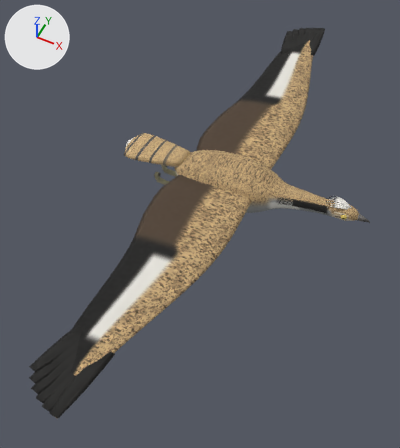
The glTF model assets_src/birds/houbara_flight.glb: old version first, new version second.
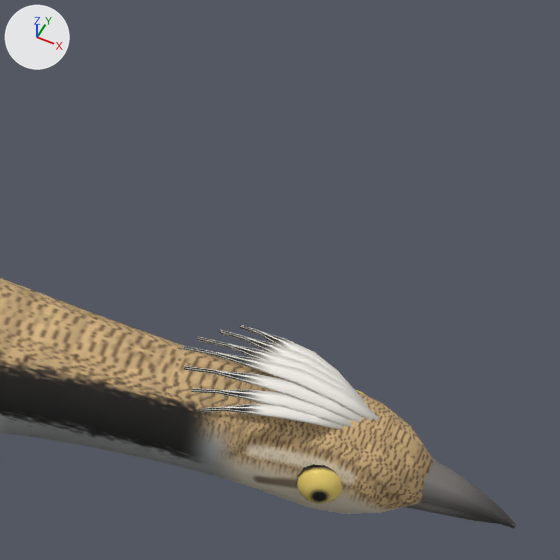
Each version appears first whole from a camera (50 mm lens) standing at (0.53, -0.934, 0.963) and looking at (0.116, -0.107, -0.071), and next in a close-up on the part from 75% to 94% of the width and 34% to 51% of the height. Every picture has the same lights, and +X, +Y and +Z are marked at upper left. The older version's two pictures come first. Where no turn or scale is listed for an object, it has been applied to the vertices. Vertices at exactly the same position are counted once.

The scene before the commit, as lines of its bpy script (objects in view):
```python
me_houbara_body = bpy.data.meshes.new('houbara_body')
me_houbara_body.from_pydata(...)  # 3328 vertices, 6484 faces; spans x -0.151..0.498, y -0.706..0.706, z -0.079..0.063
me_houbara_body.materials.append(mat_houbara)
ob_houbara_body = bpy.data.objects.new('houbara_body', me_houbara_body)
ob_houbara_body.location = (0.0, 0.0, 0.0)
```
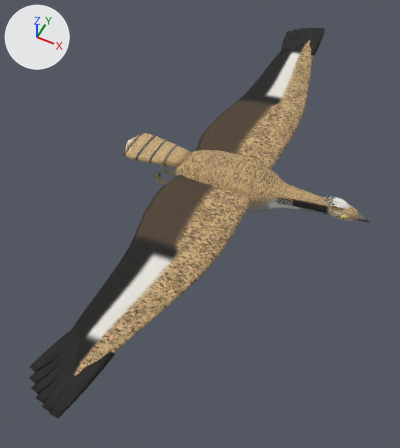
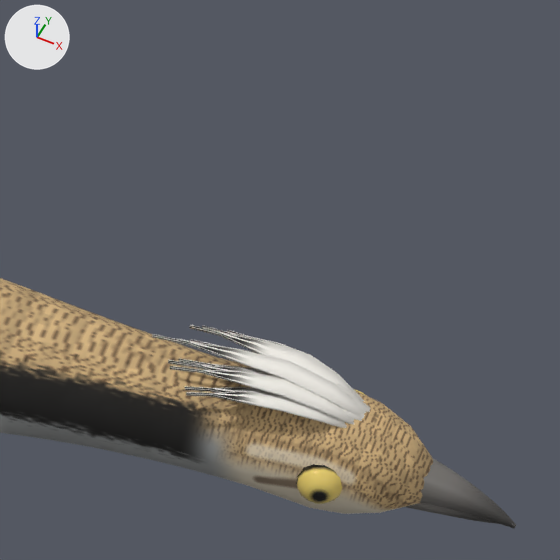
Edits to the bpy script that builds the scene:
```text
Change me_houbara_body:
    used by ob_houbara_body; location = (0.0, 0.0, 0.0)
    remove me_houbara_body.from_pydata(...)  # 3328 vertices, 6484 faces; spans x -0.151..0.498, y -0.706..0.706, z -0.079..0.063
    add me_houbara_body.from_pydata(...)  # 3480 vertices, 6772 faces; spans x -0.151..0.498, y -0.706..0.706, z -0.079..0.063
    me_houbara_body part 1: the loose piece of 38 vertices spanning x 0.389..0.446, y -0.008..-0.001, z 0.041..0.049 is copied, and the copy is scaled about its middle by (1.05, 1.08, 0.994), then moved by (-0.004, 0.0, 0.0); it spans x 0.383..0.444, y -0.008..0.0, z 0.041..0.049
    me_houbara_body part 2: the loose piece of 38 vertices spanning x 0.389..0.446, y -0.008..-0.001, z 0.041..0.049 is copied, and the copy is scaled about its middle by (1.04, 1.34, 1.16), then moved by (-0.003, -0.002, 0.001); it spans x 0.385..0.444, y -0.011..-0.001, z 0.042..0.05
    me_houbara_body part 3: 255 vertices moved from x 0.386..0.449, y -0.021..0.021, z 0.041..0.05 to x 0.376..0.448, y -0.014..0.017, z 0.041..0.051; 7 vertices removed from x 0.408..0.449, y -0.016..0.01, z 0.043..0.05; 83 vertices added at x 0.386..0.447, y -0.017..0.01, z 0.042..0.049
    me_houbara_body part 4: 39 kept faces spanning x 0.391..0.441, y -0.014..-0.003, z 0.041..0.046 get new texture (UV) coordinates
    other edits to the shape of me_houbara_body do not show in these pictures
```

Pixel boxes (x1, y1, x2, y2) of what changed, in the close-ups (560 x 560 px; the box of a moved part takes in the faces that stretch with it):
part 1 of me_houbara_body, added
    after: (168, 360, 275, 376)
part 2 of me_houbara_body, added
    after: (170, 366, 355, 425)
part 3 of me_houbara_body, moved or reshaped
    before: (182, 325, 378, 429)
    after: (152, 325, 370, 428)
part 4 of me_houbara_body, surface changed
    before: (200, 404, 342, 429)
    after: (185, 386, 243, 393)
